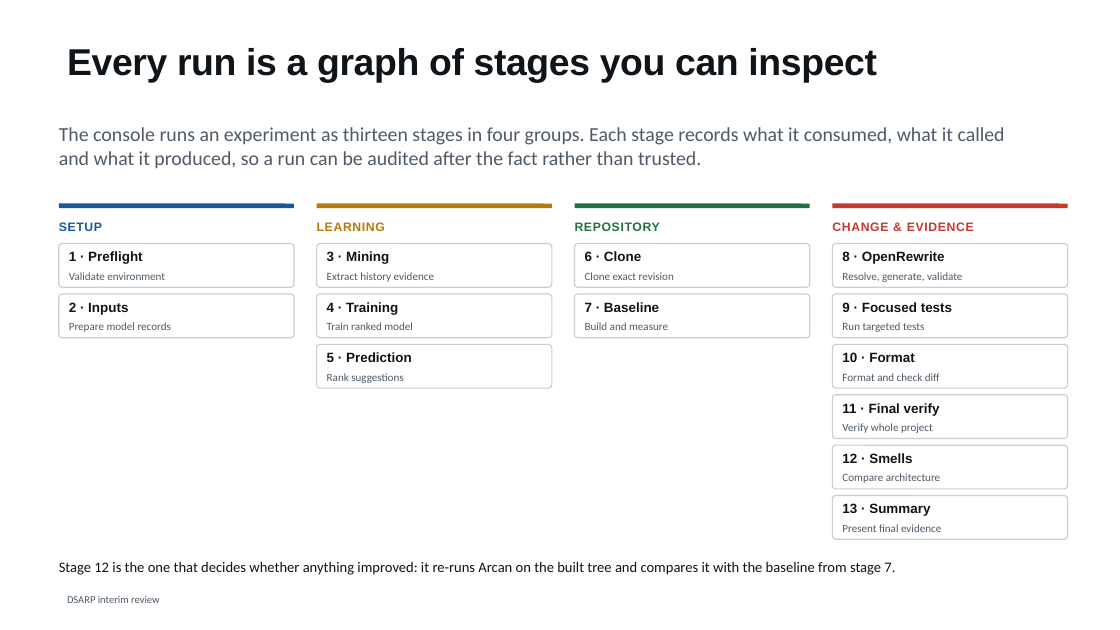
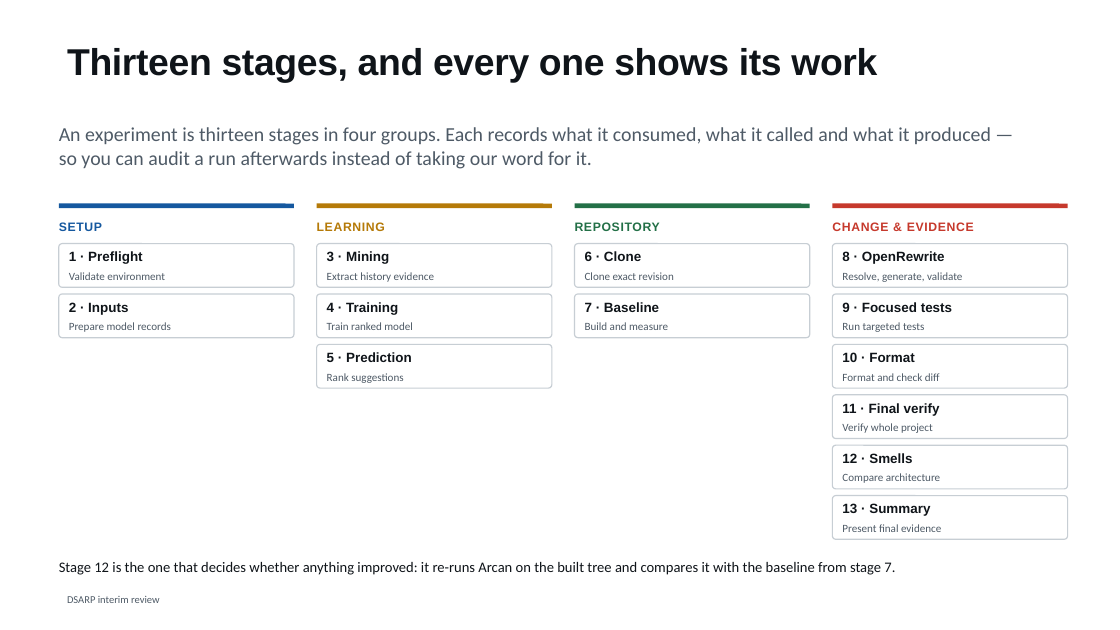
Before and after one commit to shimoriki/DSARPProject, a slide deck: slide 12 of docs/DSARP_interim_review.pptx (slide 11 before the commit). Drawn at 1120x630 pixels with LibreOffice and Linux fonts; fonts in the diff are those of the drawing. Boxes give left, top, right and bottom in pixels: in the first picture for what was removed or moved away, otherwise in the second. Text is boxed around its words. In the diff, an @@ line names an element or a change of style, - is before the commit and + after.

```diff
--- a/docs/DSARP_interim_review.pptx
+++ b/docs/DSARP_interim_review.pptx
@@ title at [67,48,877,82]: text changed @@
-Every run is a graph of stages you can inspect
+Thirteen stages, and every one shows its work
@@ text at [59,127,991,169]: text changed @@
-The console runs an experiment as thirteen stages in four groups. Each stage records what it consumed, what it called and what it produced, so a run can be audited after the fact rather than trusted.
+An experiment is thirteen stages in four groups. Each records what it consumed, what it called and what it produced — so you can audit a run afterwards instead of taking our word for it.
```
Also in this commit, not shown: 35 other slides changed, 2 slides added, 3 other files.
